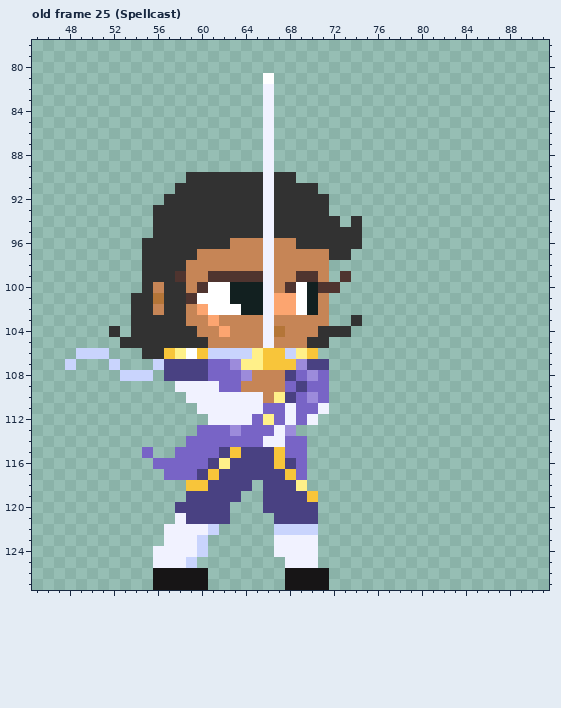
File history of a pixel-art file, Main Build/Art/Luciene Combat Sprite.aseprite. This is how it looked before the edit.
128x128 pixels, 36 frames. Shown: old frame 25 (Spellcast): x 45..91, y 78..127. The commit also changed other frames, which this record leaves out.
The same view after the edit:
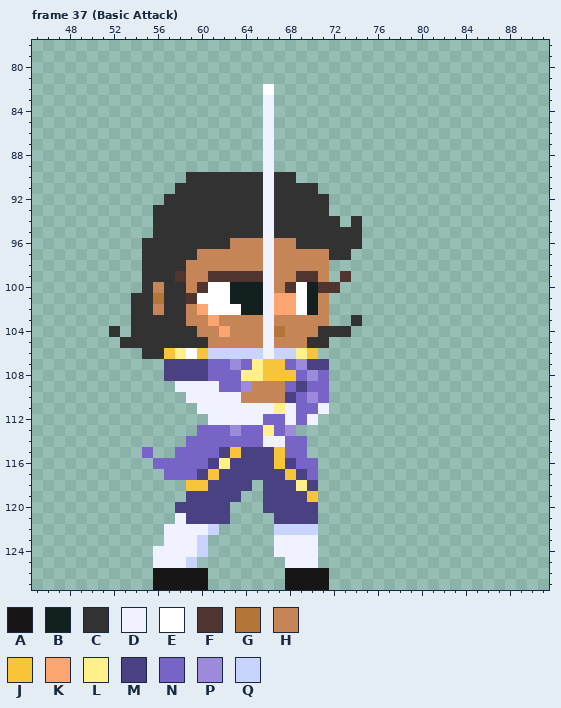
Palette (. is transparent): A #171516  B #122020  C #323232  D #f1f2ff  E #ffffff  F #4f342f  G #b47538  H #c68556  J #f8c53a  K #fca570  L #fff089  M #494182  N #7864c6  P #9c8bdb  Q #c9d4fd
A new or re-ordered frame is compared with the old frame closest to it.
Message: Incision Implemented Lucienes Down Lane Attack is in the game!
Change:
frames 36 -> 60
--- frame 37 (Basic Attack) is new; against old frame 25 (Spellcast)
@@ x 64..68 @@
  80 .....
- 81 ..E..
- 82 ..D..
+ 81 .....
+ 82 ..E..
  83 ..D..
@@ x 46..72 @@
 105 .......CCCCCCCCHHHHHDHHHCC.
-106 ...QQQ...CCJLEJQQQQLJJQLJ..
-107 ..Q...Q...QMMMMNNPLLJJJPMM.
-108 .......QQQ.MMMMNNNPHHHMNPN.
-109 ............DDDDNNHHHHNMNN.
-110 .............DDDDDDDHLMNPN.
-111 ..............DDDDDDNNDNND.
-112 ...............DDDDNLNDND..
-113 ..............NNNPNNNDP....
+106 .........CCJLEJQQQQQDQQLJ..
+107 ...........MMMMNNPNLJJNPMM.
+108 ...........MMMMNNNLLJJJNPN.
+109 ............DDDDNNPHHHNMNN.
+110 .............DDDDDHHHHMNPN.
+111 ..............DDDDDDDLDNND.
+112 ...............DDDDDNNDND..
+113 ..............NNNPNNLNP....
 114 .............NNNNNNNDDNN...
 115 .........N..NNNNMJMMMJNN...
-116 ..........NNNNNMLMMMMJMN...
-117 ...........NNNMJMMMMMMJN...
-118 .............JJMMMM.MMML...
+116 ..........NNNNNMLMMMMJMNN..
+117 ...........NNNMJMMMMMMJMN..
+118 .............JJMMMM.MMMLM..
 119 .............MMMMM..MMMMJ..
